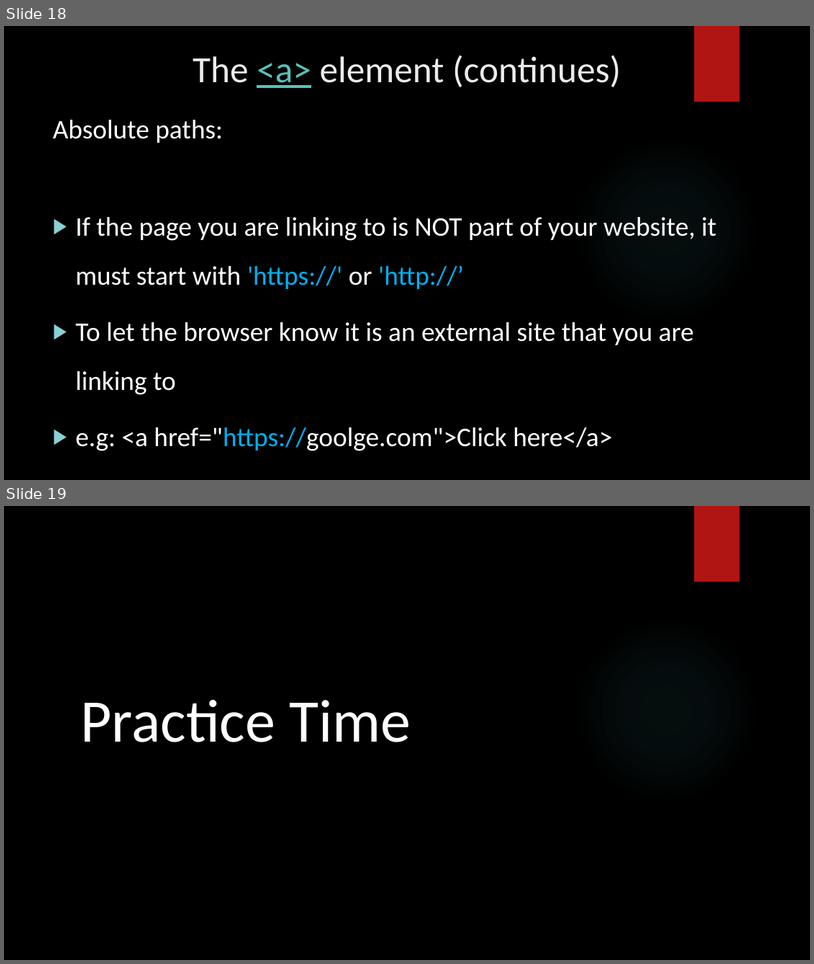
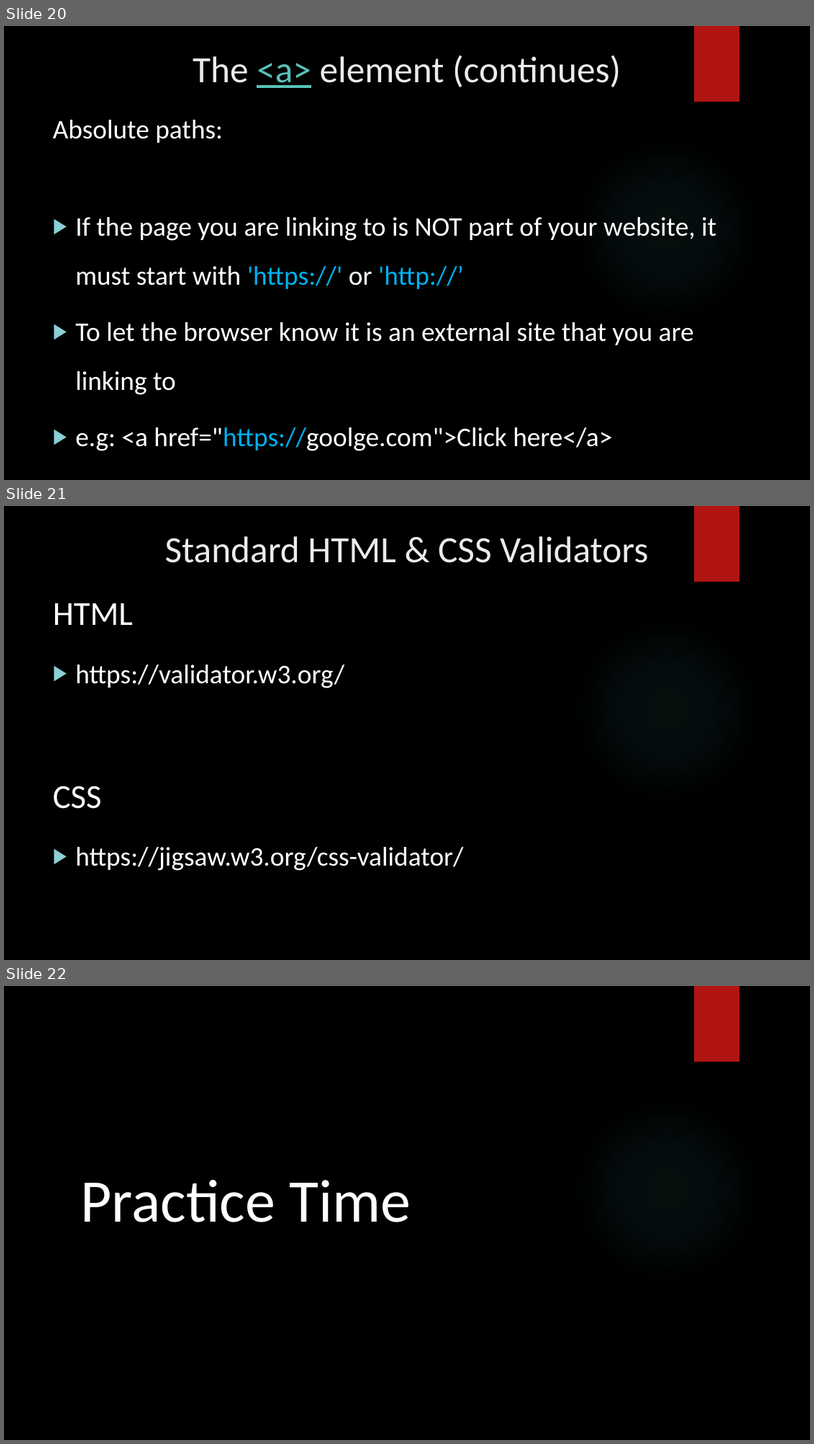
Before and after one commit to BachAmadou/code-lectures, a slide deck: HTML/HTML.pptx. Shown one above the other, each under a label of ours: slides 18 and 19 before the commit, slides 20, 21 and 22 after it. The pictures are 814x964 and 814x1444 pixels, drawn with LibreOffice and Linux fonts; fonts in the diff are those of the drawing; background and template pictures are left out. Boxes give left, top, right and bottom in pixels: in the first picture for what was removed or moved away, otherwise in the second. Text is boxed around its words. In the diff, an @@ line names an element or a change of style, - is before the commit and + after.

```diff
--- a/HTML/HTML.pptx
+++ b/HTML/HTML.pptx
@@ slide 21 added at (x1=4, y1=506, x2=810, y2=960), background picture (left out); not listed: 2 template elements that a slide beside it also shows @@
@@ title added at (x1=165, y1=536, x2=648, y2=563), 44 pt, text #EBEBEB @@
+Standard HTML & CSS Validators
@@ text added at (x1=53, y1=603, x2=463, y2=870), 32 pt, text #FFFFFF @@
+HTML
+▶ https://validator.w3.org/
+CSS
+▶ https://jigsaw.w3.org/css-validator/
@@ what was slide 18 is now slide 20 @@
@@ what was slide 19 is now slide 22 @@
```
Also in this commit, not shown: 8 slides changed, 5 other slides added, 42 other files.
